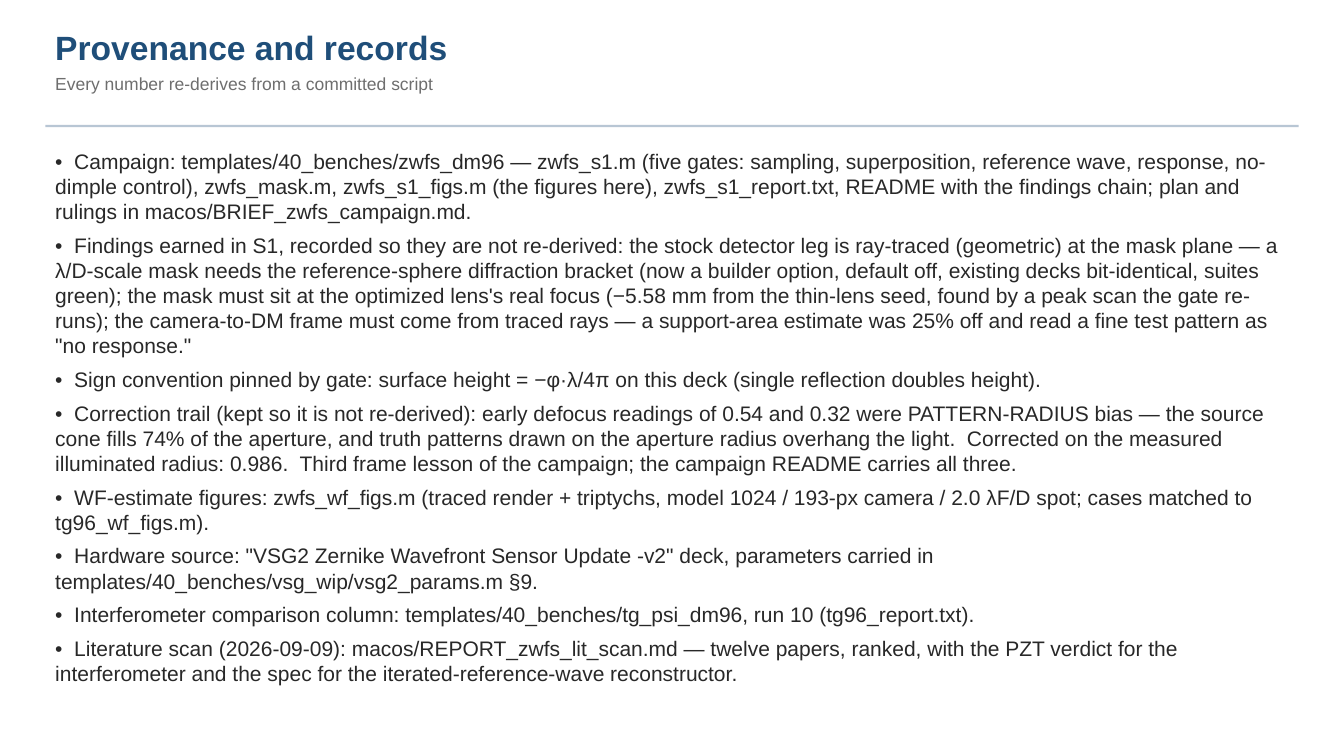
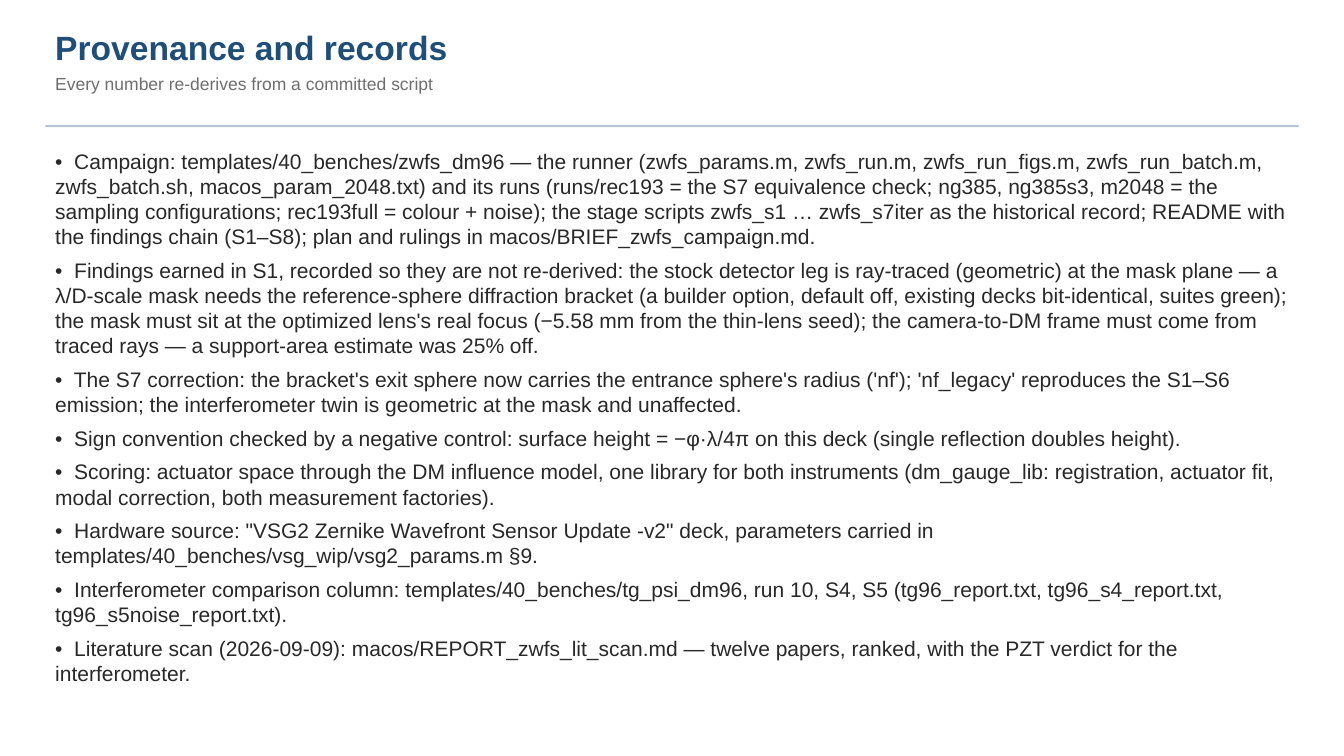
Before and after one commit to nasa-jpl/macos, a slide deck: slide 20 of demo_session/deck_zwfs.pptx (slide 15 before the commit). Drawn at 1344x756 pixels with LibreOffice and Linux fonts; fonts in the diff are those of the drawing. Boxes give left, top, right and bottom in pixels: in the first picture for what was removed or moved away, otherwise in the second. Text is boxed around its words. In the diff, an @@ line names an element or a change of style, - is before the commit and + after.

Commit message:
ZWFS deck fold 3 (S7 + S8) + the Fang deck's sensor rows on the corrected model (both DRAFT)
deck_zwfs (20 slides): the sensor-model correction (the S1-S6 sensor was
Fresnel-defocused by 4.9 m; symptoms and what the correction alone buys),
the five readings with the compliant head-to-head rows (I+ 0.91 / 26 pm /
SNR 355 from one frame on a 30 nm working surface), the sampling trade
closed at MODEL 2048 (hold-out gain is set by the ray count, not the
dimple's sampling), the multi-site working-surface range (I+ to 40 nm on
1 mm actuators, 50 on 2 mm), colour no longer a lever, photons 1e14 per
state, and the runner ("Run it yourself"); the legacy poke/colour slides
moved to Backup with their attribution; lit-scan conclusions updated.
deck_tg_fang (23 slides): head-to-head table, sensor-as-modeled bullets,
photon table and the colour slide re-stated on the corrected sensor
model; provenance updated.  Figures are the tools' own PNGs (zwfs_s7iter,
zwfs_run outputs), one panel autocropped.  Style gate run; no export mark.

```diff
--- a/demo_session/deck_zwfs.pptx
+++ b/demo_session/deck_zwfs.pptx
@@ text at (55, 153, 1286, 509): text changed @@
-• Campaign: templates/40_benches/zwfs_dm96 — zwfs_s1.m (five gates: sampling, superposition, reference wave, response, no-dimple control), zwfs_mask.m, zwfs_s1_figs.m (the figures here), zwfs_s1_report.txt, README with the findings chain; plan and rulings in macos/BRIEF_zwfs_campaign.md.
-• Findings earned in S1, recorded so they are not re-derived: the stock detector leg is ray-traced (geometric) at the mask plane — a λ/D-scale mask needs the reference-sphere diffraction bracket (now a builder option, default off, existing decks bit-identical, suites green); the mask must sit at the optimized lens's real focus (−5.58 mm from the thin-lens seed, found by a peak scan the gate re-runs); the camera-to-DM frame must come from traced rays — a support-area estimate was 25% off and read a fine test pattern as "no response."
-• Sign convention pinned by gate: surface height = −φ·λ/4π on this deck (single reflection doubles height).
-• Correction trail (kept so it is not re-derived): early defocus readings of 0.54 and 0.32 were PATTERN-RADIUS bias — the source cone fills 74% of the aperture, and truth patterns drawn on the aperture radius overhang the light. Corrected on the measured illuminated radius: 0.986. Third frame lesson of the campaign; the campaign README carries all three.
-• WF-estimate figures: zwfs_wf_figs.m (traced render + triptychs, model 1024 / 193-px camera / 2.0 λF/D spot; cases matched to tg96_wf_figs.m).
+• Campaign: templates/40_benches/zwfs_dm96 — the runner (zwfs_params.m, zwfs_run.m, zwfs_run_figs.m, zwfs_run_batch.m, zwfs_batch.sh, macos_param_2048.txt) and its runs (runs/rec193 = the S7 equivalence check; ng385, ng385s3, m2048 = the sampling configurations; rec193full = colour + noise); the stage scripts zwfs_s1 … zwfs_s7iter as the historical record; README with the findings chain (S1–S8); plan and rulings in macos/BRIEF_zwfs_campaign.md.
+• Findings earned in S1, recorded so they are not re-derived: the stock detector leg is ray-traced (geometric) at the mask plane — a λ/D-scale mask needs the reference-sphere diffraction bracket (a builder option, default off, existing decks bit-identical, suites green); the mask must sit at the optimized lens's real focus (−5.58 mm from the thin-lens seed); the camera-to-DM frame must come from traced rays — a support-area estimate was 25% off.
+• The S7 correction: the bracket's exit sphere now carries the entrance sphere's radius ('nf'); 'nf_legacy' reproduces the S1–S6 emission; the interferometer twin is geometric at the mask and unaffected.
+• Sign convention checked by a negative control: surface height = −φ·λ/4π on this deck (single reflection doubles height).
+• Scoring: actuator space through the DM influence model, one library for both instruments (dm_gauge_lib: registration, actuator fit, modal correction, both measurement factories).
@@ text at (55, 581, 1223, 681): text changed @@
-• Interferometer comparison column: templates/40_benches/tg_psi_dm96, run 10 (tg96_report.txt).
-• Literature scan (2026-09-09): macos/REPORT_zwfs_lit_scan.md — twelve papers, ranked, with the PZT verdict for the interferometer and the spec for the iterated-reference-wave reconstructor.
+• Interferometer comparison column: templates/40_benches/tg_psi_dm96, run 10, S4, S5 (tg96_report.txt, tg96_s4_report.txt, tg96_s5noise_report.txt).
+• Literature scan (2026-09-09): macos/REPORT_zwfs_lit_scan.md — twelve papers, ranked, with the PZT verdict for the interferometer.
```
Also in this commit, not shown: 9 other slides changed, 8 slides added, 3 slides removed, 8 other files.
